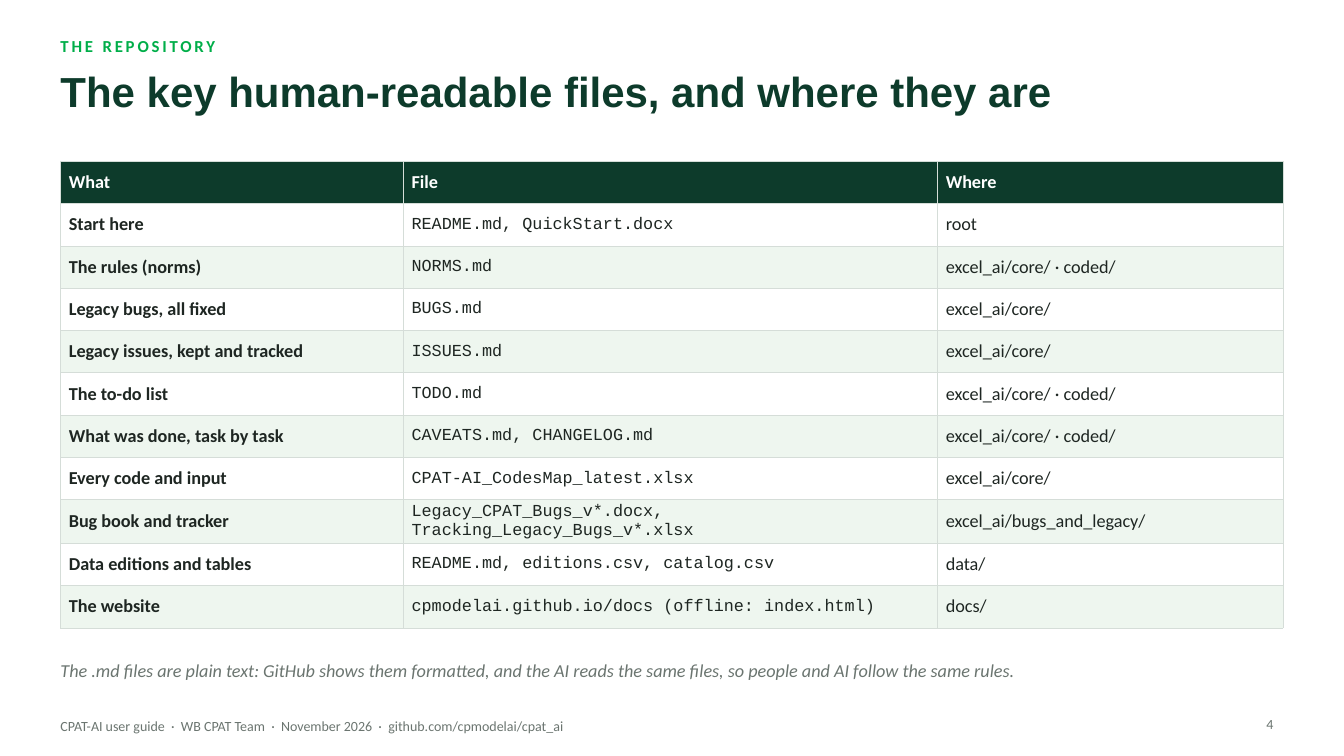
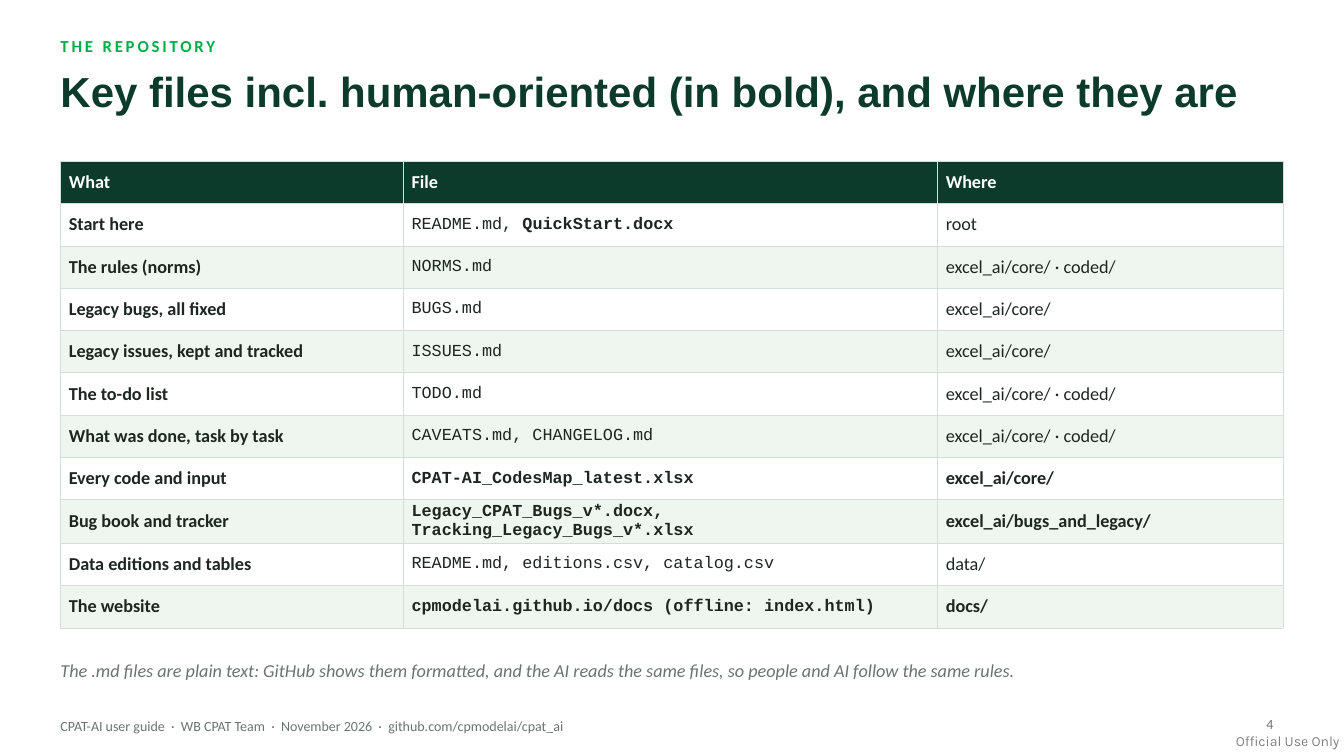
Before and after one commit to cpmodelai/docs, a slide deck: slide 4 of docs/presentations/01_CPAT-AI_UserGuide_latest.pptx. Drawn at 1344x756 pixels with LibreOffice and Linux fonts; fonts in the diff are those of the drawing. Boxes give left, top, right and bottom in pixels: in the first picture for what was removed or moved away, otherwise in the second. Text is boxed around its words. In the diff, an @@ line names an element or a change of style, - is before the commit and + after.

```diff
--- a/docs/presentations/01_CPAT-AI_UserGuide_latest.pptx
+++ b/docs/presentations/01_CPAT-AI_UserGuide_latest.pptx
@@ title at (60, 76, 1237, 116): text changed @@
-The key human-readable files, and where they are
+Key files incl. human-oriented (in bold), and where they are
@@ table at (60, 161, 1284, 631) @@
@@ bold on in "QuickStart.docx", "CPAT-AI_CodesMap_latest.xlsx", "excel_ai/core/", "Legacy_CPAT_Bugs_v*.docx, Tracking_Legacy_Bugs_v*.xlsx" and 3 more places @@
@@ text added at (1236, 736, 1340, 750), 10 pt, text #000000 at 50% opacity @@
+Official Use Only
```
Also in this commit, not shown: 20 other slides changed, 1 slide removed, 9 other files.
